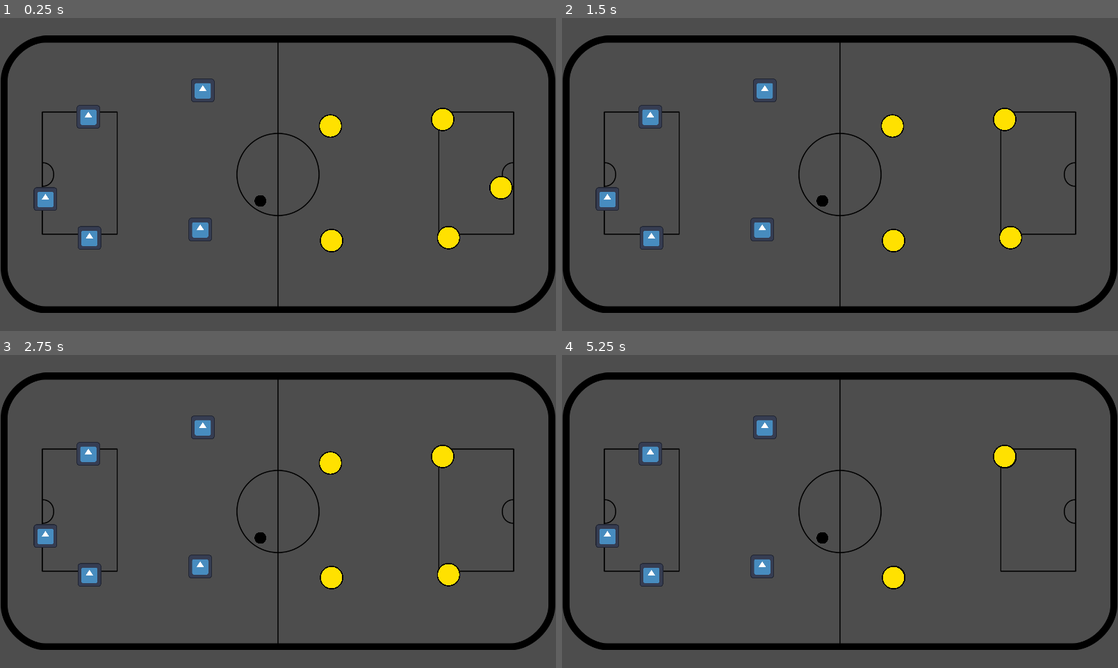
Above: before the commit, frames 1-4 (two rows, left to right).
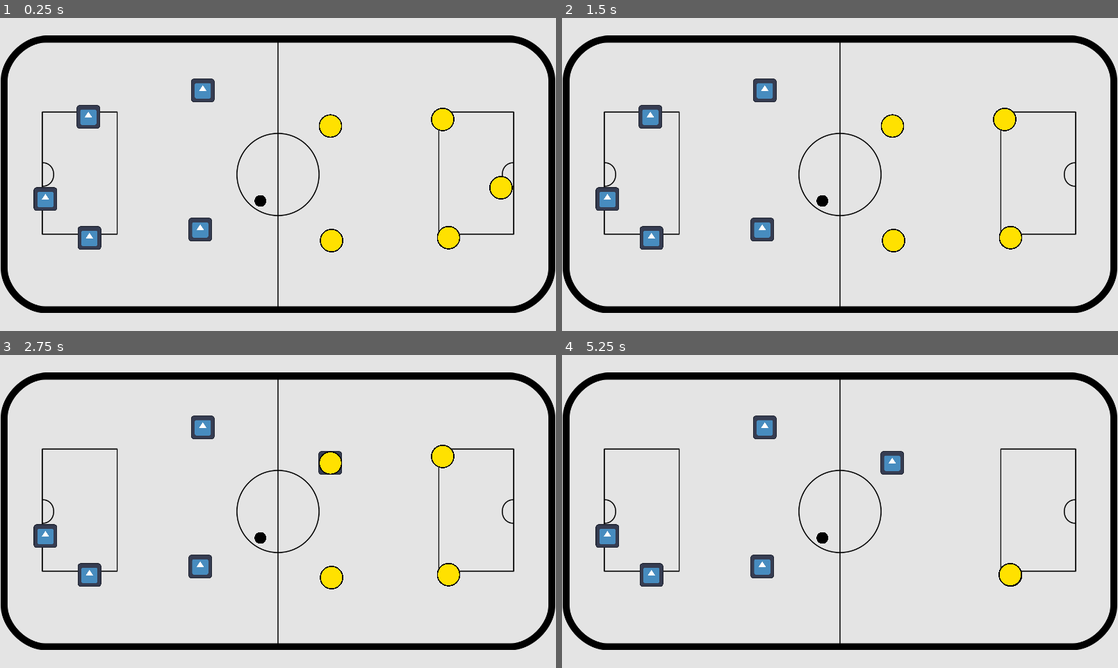
Above: after the commit, the same moments.

Repository: Alquemar/PizarraTactica
Game: Godot game, scene res://prefabs/node_2d.tscn
Same seed, same stepped clock (60 frames per second), same inputs: the game is played once before the commit and once after it. The project has no main scene, so this scene is started directly. The engine's default icon, where the game draws it, is replaced by a stand-in: a white triangle on a blue panel in a dark square.
Inputs (mouse positions are in pixels of both pictures, inside the frame that each line leads up to):
- Up to frame 1 (0.25 s): no input
- Up to frame 2 (1.5 s): tap Enter at 0.5 s; move the mouse to (1062, 187) at 0.52 s; press the mouse at (1062, 187) at 0.53 s; tap Space at 1.25 s; move the mouse to (650, 118) at 1.27 s; release the mouse at (650, 118) at 1.28 s; click (650, 118) at 1.35 s
- Up to frame 3 (2.75 s): tap Enter at 2 s; move the mouse to (328, 464) at 2.02 s; press the mouse at (328, 464) at 2.03 s
- Up to frame 4 (5.25 s): tap Space at 2.75, 4.25 s; move the mouse to (1006, 455) at 2.77 s; release the mouse at (1006, 455) at 2.78 s; click (1006, 455) at 2.85 s; tap Enter at 3.5 s; move the mouse to (1012, 574) at 3.52 s; press the mouse at (1012, 574) at 3.53 s; move the mouse to (895, 577) at 4.27 s; release the mouse at (895, 577) at 4.28 s; click (895, 577) at 4.35 s; move the mouse to (606, 536) at 5.02 s; press the mouse at (606, 536) at 5.03 s

The runs differ from the first frame. In frame 1, 91% of the frame differs, in the area x 0-100%, y 0-100%; in frame 2, 91%; in frame 3, 91%; in frame 4, 92%.

Commit message:
Changed how the movement starts
Changed the code so that the player (and the ball) starts following you when you click inside of it, not when you hold it.

Also changed the background color. from 4d4d4d to e4e4e4

Diff:
--- a/project.godot
+++ b/project.godot
@@ -30,3 +30,7 @@
 "events": [Object(InputEventMouseButton,"resource_local_to_scene":false,"resource_name":"","device":-1,"window_id":0,"a …(253 unchanged characters)…
 ]
 }
+
+[rendering]
+
+environment/defaults/default_clear_color=Color(0.894922, 0.894922, 0.894922, 1)
--- a/res/code/ball.gd
+++ b/res/code/ball.gd
@@ -3,6 +3,7 @@
 var mover : bool
 var mopos : Vector2 = Vector2.ZERO
 var modif : Vector2
+var follo : bool = false
 
 func _on_mouse_entered() -> void:
 	mover = true
@@ -14,7 +15,12 @@
 func _process(delta: float) -> void:
 	modif = mopos - get_global_mouse_position()
 
-	if Input.is_action_pressed("lclick") and mover and modif!= Vector2.ZERO:
+	if follo == false:
+		if Input.is_action_pressed("lclick") and mover == true:
+			follo = true
+	else:
 		global_position -= modif
+		if Input.is_action_pressed("lclick"):
+			follo = false
 
 	mopos = get_global_mouse_position()
--- a/res/code/testplayer.gd
+++ b/res/code/testplayer.gd
@@ -3,18 +3,25 @@
 var mover : bool
 var mopos : Vector2 = Vector2.ZERO
 var modif : Vector2
+var follo : bool = false
 
 func _on_mouse_entered() -> void:
 	mover = true
-
+	print("jj")
 
 func _on_mouse_exited() -> void:
 	mover = false
+	print("dd")
 
 func _process(delta: float) -> void:
 	modif = mopos - get_global_mouse_position()
 
-	if Input.is_action_pressed("lclick") and mover and modif!= Vector2.ZERO:
+	if follo == false:
+		if Input.is_action_pressed("lclick") and mover == true:
+			follo = true
+	else:
 		global_position -= modif
+		if Input.is_action_pressed("lclick"):
+			follo = false
 
 	mopos = get_global_mouse_position()
